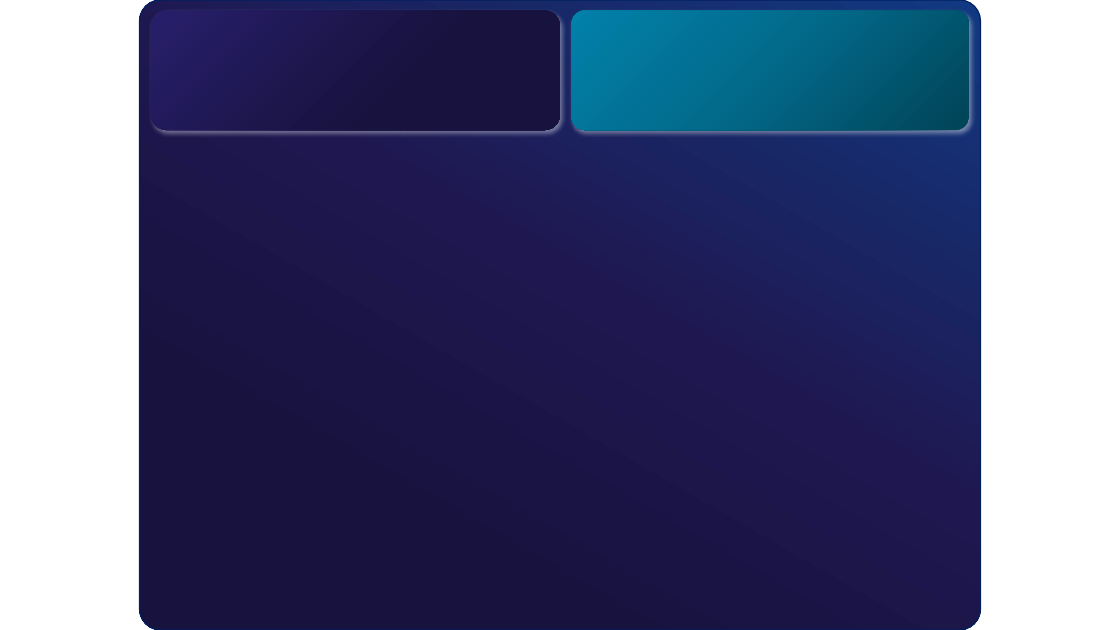
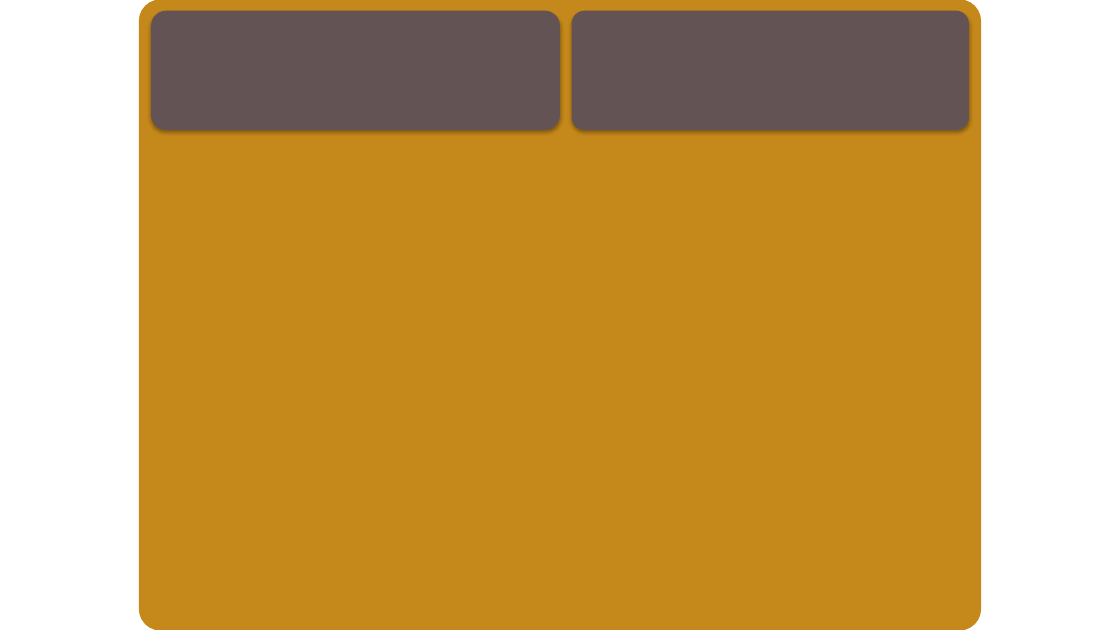
Before and after one commit to FernandaGClemente/Projetos_PowerBI, a slide deck: slide 2 of Projeto_Compra/_imagens/Plano de Fundo.pptx. Drawn at 1120x630 pixels with LibreOffice and Linux fonts; fonts in the diff are those of the drawing. Boxes give left, top, right and bottom in pixels: in the first picture for what was removed or moved away, otherwise in the second. Text is boxed around its words. In the diff, an @@ line names an element or a change of style, - is before the commit and + after.

```diff
--- a/Projeto_Compra/_imagens/Plano de Fundo.pptx
+++ b/Projeto_Compra/_imagens/Plano de Fundo.pptx
@@ rounded rectangle at (139, 0, 981, 630): fill gradient #113981 to #1F1850 to #17123E to #C5881A; outline #002060 1 pt to #C5881A 1 pt @@
@@ rounded rectangle at (151, 11, 560, 130): fill gradient #281F6B to #17123E to #645354; shadow changed @@
@@ rounded rectangle at (571, 11, 969, 130): fill gradient #014357 to #026B8C to #0281AA to #645354; shadow changed @@
```
Also in this commit, not shown: 1 other slide changed, 15 other files.
